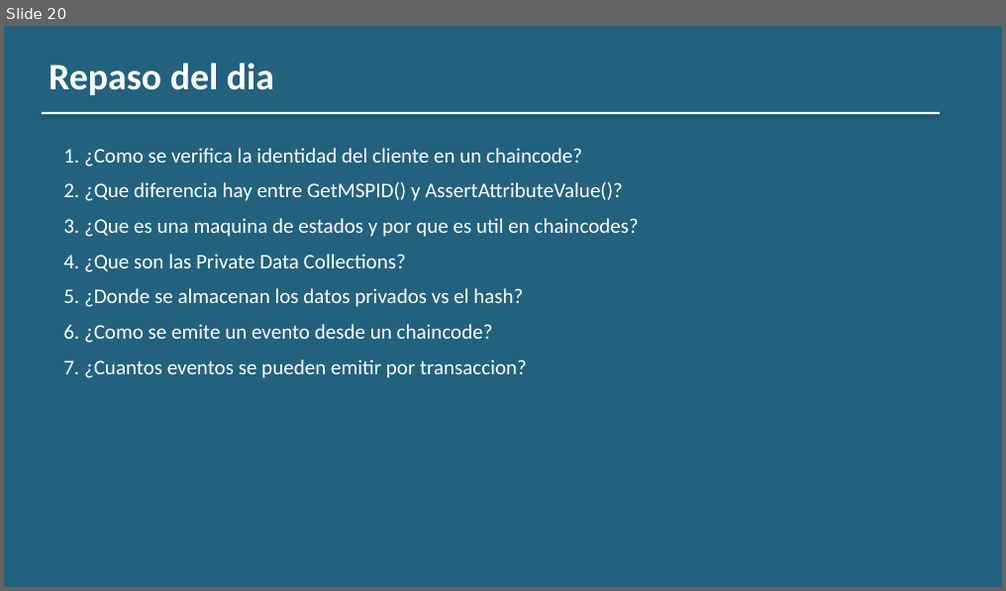
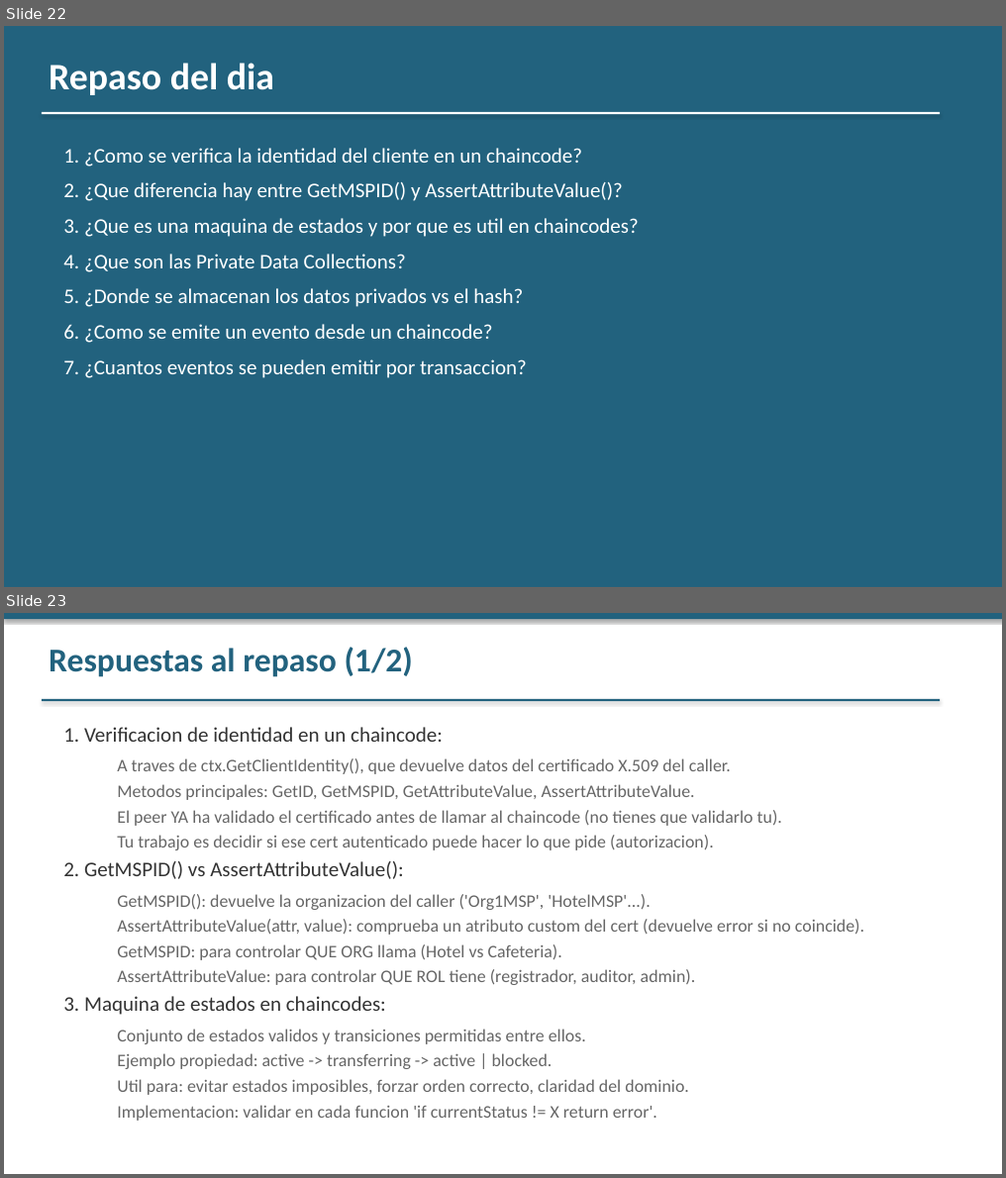
Before and after one commit to jjnieto/fabric, a slide deck: docs/slides/Modulo 4/dia_3.pptx. Shown one above the other, each under a label of ours: slide 20 before the commit, slides 22 and 23 after it. The pictures are 1006x591 and 1006x1178 pixels, drawn with LibreOffice and Linux fonts; fonts in the diff are those of the drawing. Boxes give left, top, right and bottom in pixels: in the first picture for what was removed or moved away, otherwise in the second. Text is boxed around its words. In the diff, an @@ line names an element or a change of style, - is before the commit and + after.

```diff
--- a/docs/slides/Modulo 4/dia_3.pptx
+++ b/docs/slides/Modulo 4/dia_3.pptx
@@ slide 23 added at (4, 613, 1002, 1174), background #FFFFFF @@
@@ rectangle added at (4, 613, 1002, 619), fill #22627E @@
@@ text added at (49, 647, 413, 677), 32 pt, text #22627E, bold @@
+Respuestas al repaso (1/2)
@@ rectangle added at (42, 699, 940, 701), fill #22627E @@
@@ text added at (63, 727, 864, 1121), 17 pt, text #666666 @@
+1. Verificacion de identidad en un chaincode:
+  A traves de ctx.GetClientIdentity(), que devuelve datos del certificado X.509 del caller.
+  Metodos principales: GetID, GetMSPID, GetAttributeValue, AssertAttributeValue.
+  El peer YA ha validado el certificado antes de llamar al chaincode (no tienes que validarlo tu).
+  Tu trabajo es decidir si ese cert autenticado puede hacer lo que pide (autorizacion).
+2. GetMSPID() vs AssertAttributeValue():
+  GetMSPID(): devuelve la organizacion del caller ('Org1MSP', 'HotelMSP'...).
+  AssertAttributeValue(attr, value): comprueba un atributo custom del cert (devuelve error si no coincide).
+  GetMSPID: para controlar QUE ORG llama (Hotel vs Cafeteria).
+  AssertAttributeValue: para controlar QUE ROL tiene (registrador, auditor, admin).
+3. Maquina de estados en chaincodes:
+  Conjunto de estados validos y transiciones permitidas entre ellos.
+  Ejemplo propiedad: active -> transferring -> active | blocked.
+  Util para: evitar estados imposibles, forzar orden correcto, claridad del dominio.
+  Implementacion: validar en cada funcion 'if currentStatus != X return error'.
@@ what was slide 20 is now slide 22 @@
```
Also in this commit, not shown: 3 other slides added, 1 other file.
